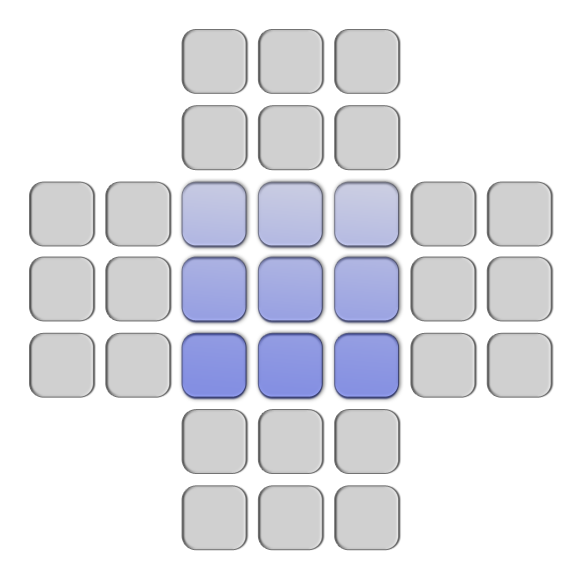
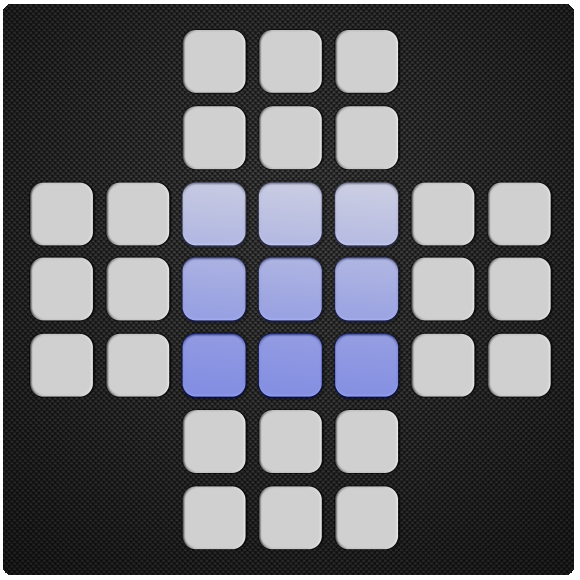
Before/after of a w=580, h=580 layered artwork. What changed in the layer stack:
added layer "Layer 2" above "Layer 1" over [3, 4, 574, 575]
